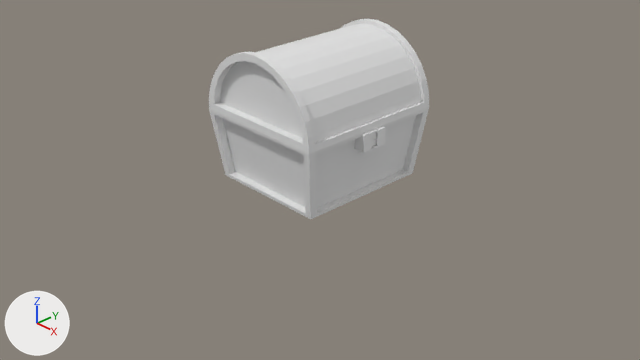
The Blender file TreasureChest.blend: old version first, new version second.
Camera for both pictures: the file's camera 'Camera'. Arrows for +X, +Y and +Z are at lower left; the lights stay in place.

Names of what the first picture shows: 'Cube', '円柱', '立方体'.
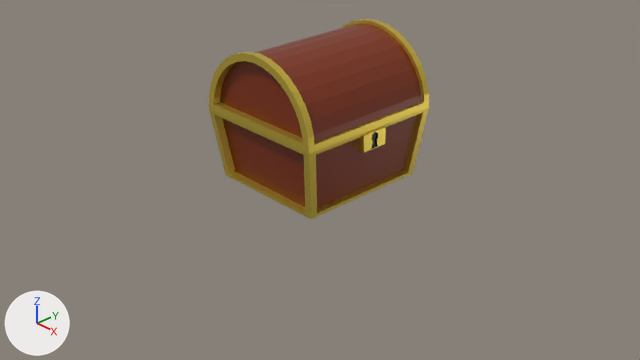
Commit message: 宝箱モデリング中

The edits, one by one:
Material 'Material' (mat_material) changes colour from white #e7e7e7 to brown #7c2b00; in linear values from (0.8, 0.8, 0.8) to (0.2, 0.024, 0.0).
Material 'マテリアル' (mat_マテリアル) is new.
Its base color is (0.8, 0.598, 0.08) (yellow #e7cb50).
Its metallic is 0.8.
Its roughness is 0.35.
Material 'マテリアル.001' (mat_マテリアル_001) is new.
Its base color is (0.0, 0.0, 0.0) (black #000000).
me_cube has 40 vertices, 38 faces and spans x -1.0..1.0, y -1.0..1.0, z -1.0..1.0.
me_cube is used by ob_cube; location (0.0, 0.0, 0.465); scale (0.9, 1.0, 0.45).
me_cube part 1: 32 of the faces centred in x -1.0..1.0, y -1.0..1.0, z -0.95..0.95 switch from mat_material (white #e7e7e7) to mat_マテリアル (yellow #e7cb50).
me_円柱 has 170 vertices, 155 faces and spans x -1.0..1.0, y 0.0..1.0, z -1.0..1.0.
me_円柱 is used by ob_円柱; location (0.0, 0.0, 0.915); rotation (1.571, 0.0, 0.0), in degrees (90, 0, 0); scale (0.9, 0.9, 1.0).
me_円柱 part 2: all 19 faces centred in x -0.94..0.94, y 0.0..0.94, z -0.9..0.9 switch from no material to mat_material (brown #7c2b00).
me_円柱 part 3: all 66 faces centred in x -0.99..0.99, y 0.05..0.99, z -1.0..-0.91 switch from no material to mat_マテリアル (yellow #e7cb50).
me_円柱 part 4: all 66 faces centred in x -0.99..0.99, y 0.05..0.99, z 0.91..1.0 switch from no material to mat_マテリアル (yellow #e7cb50).
me_円柱 part 5: all 2 faces centred in x 0.97..1.0, y 0.04..0.09, z 0.0 switch from no material to mat_マテリアル (yellow #e7cb50).
me_立方体 has 95 vertices, 66 faces and spans x -1.0..1.0, y -1.0..1.0, z -1.0..1.0.
me_立方体 is used by ob_立方体; location (0.8, 0.0, 0.79); scale (0.135, 0.182, 0.108).
me_立方体 part 6: 36 of the faces centred in x -1.0..1.0, y -1.0..1.0, z -1.0..1.0 switch from no material to mat_マテリアル (yellow #e7cb50).
me_立方体 part 7: all 30 faces centred in x 0.78..0.89, y -0.3..0.3, z -0.9..0.87 switch from no material to mat_マテリアル_001 (black #000000).

What differs and where, as boxes [x1, y1, x2, y2] in the pictures (640 x 360 px):
'円柱', recoloured
    both: [209, 19, 429, 154]
'Cube', recoloured
    both: [209, 107, 429, 219]
part 2 of me_円柱, recoloured (white to brown)
    both: [220, 24, 421, 143]
part 3 of me_円柱, recoloured (white to yellow)
    both: [341, 19, 429, 106]
part 4 of me_円柱, recoloured (white to yellow)
    both: [209, 51, 315, 154]
part 5 of me_円柱, recoloured (white to yellow)
    both: [309, 102, 429, 154]
part 6 of me_立方体, recoloured (white to yellow)
    both: [354, 126, 386, 153]
part 7 of me_立方体, recoloured
    both: [371, 132, 378, 149]
